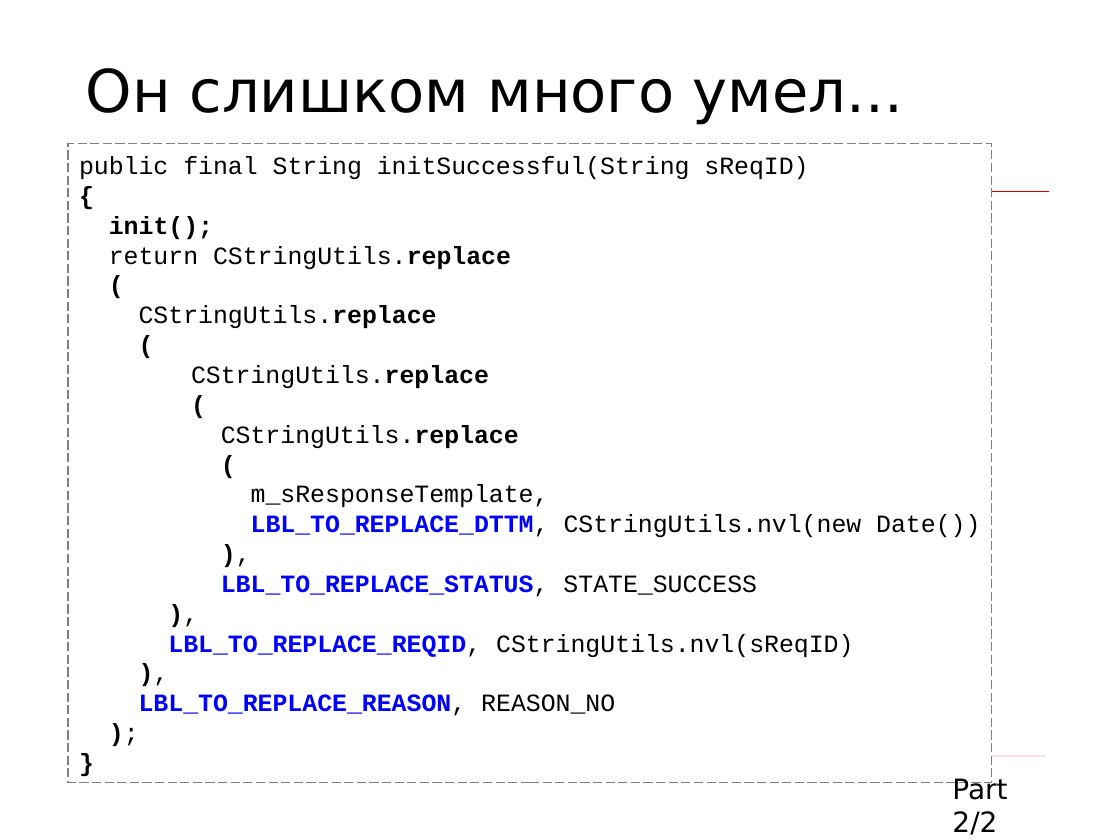
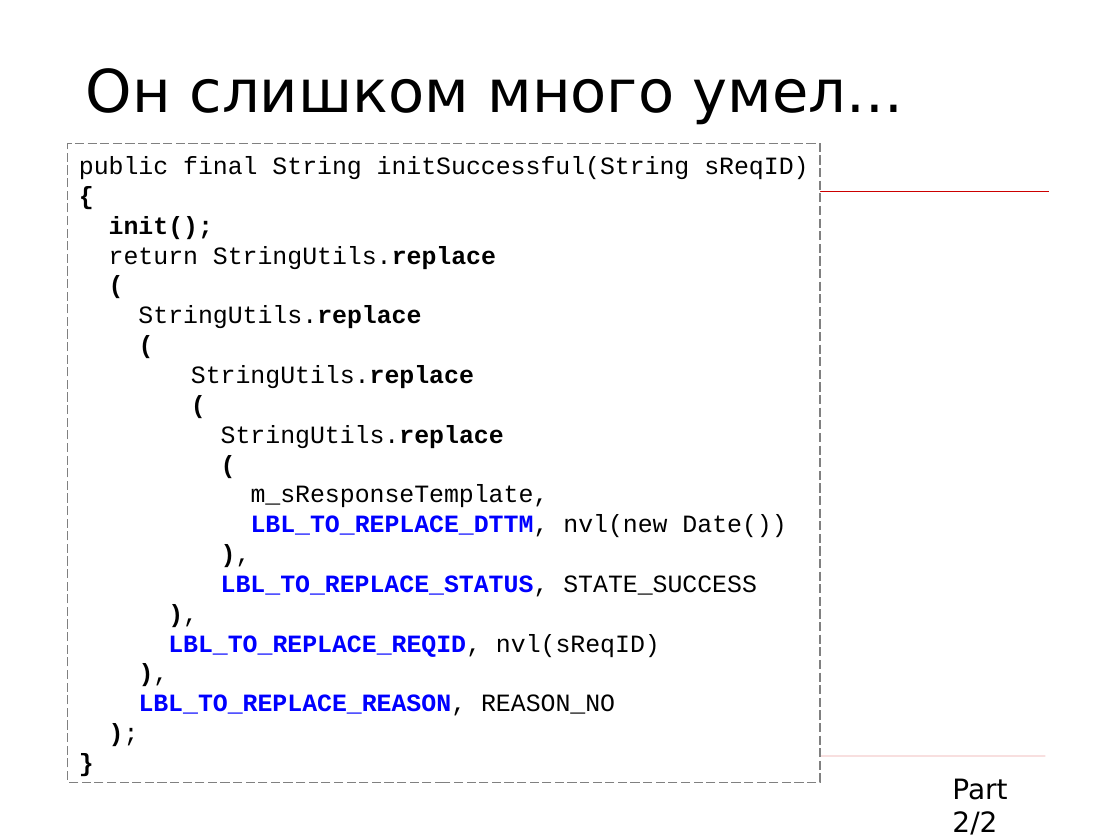
Before and after one commit to asolntsev/presentations, a slide deck: slide 22 of wtf-code/WTF_code.devclub.ru.ppt (slide 21 before the commit). Drawn at 1120x840 pixels with LibreOffice and Linux fonts; fonts in the diff are those of the drawing; background and template pictures are left out. Boxes give left, top, right and bottom in pixels: in the first picture for what was removed or moved away, otherwise in the second. Text is boxed around its words. In the diff, an @@ line names an element or a change of style, - is before the commit and + after.

```diff
--- a/wtf-code/WTF_code.devclub.ru.ppt
+++ b/wtf-code/WTF_code.devclub.ru.ppt
@@ rectangle "public final String initSuccessful(String sReqID)": place and size @@
-rectangle "public final String initSuccessful(String sReqID)" at box(68, 143, 992, 782)
+rectangle "public final String initSuccessful(String sReqID)" at box(68, 143, 821, 782)
@@ text in rectangle at box(109, 246, 496, 269): text changed @@
-return CStringUtils.replace
+return StringUtils.replace
@@ text in rectangle at box(138, 305, 421, 328): text changed @@
-CStringUtils.replace
+StringUtils.replace
@@ text in rectangle at box(191, 365, 474, 388): text changed @@
-CStringUtils.replace
+StringUtils.replace
@@ text in rectangle at box(221, 425, 504, 448): text changed @@
-CStringUtils.replace
+StringUtils.replace
@@ text in rectangle at box(251, 514, 786, 537): text changed; text colour #000000 to #0000FF; bold on @@
-LBL_TO_REPLACE_DTTM, CStringUtils.nvl(new Date())
+LBL_TO_REPLACE_DTTM, nvl(new Date())
@@ text in rectangle at box(168, 634, 660, 657): text changed; text colour #000000 to #0000FF; bold on @@
-LBL_TO_REPLACE_REQID, CStringUtils.nvl(sReqID)
+LBL_TO_REPLACE_REQID, nvl(sReqID)
```
Also in this commit, not shown: 12 other slides changed, 5 slides added, 2 slides removed.
